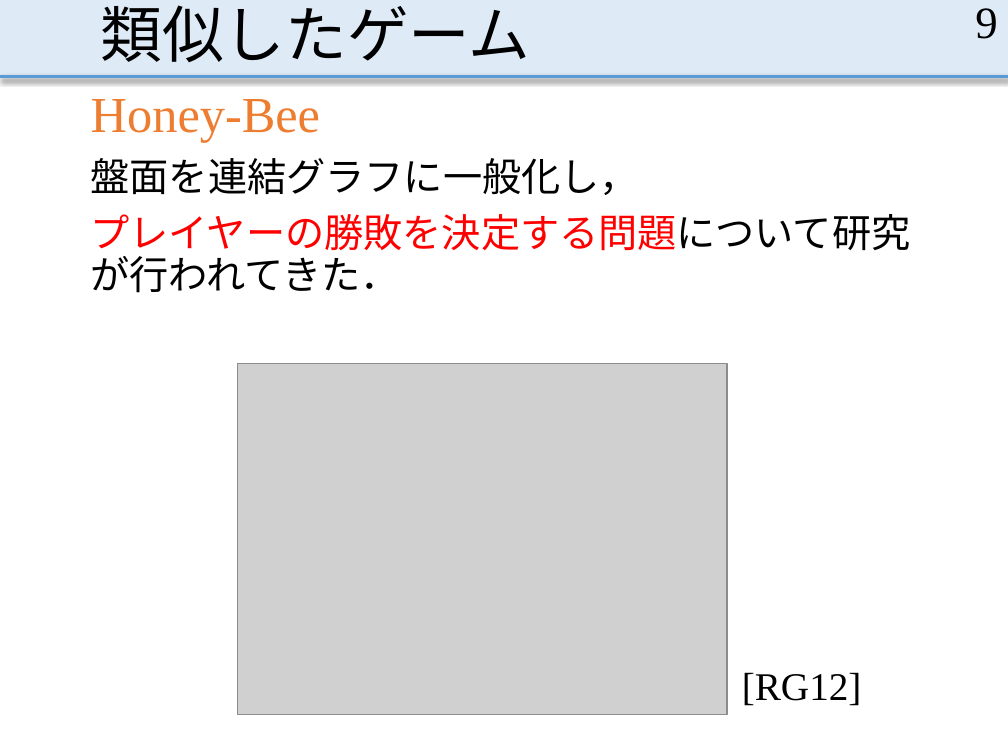
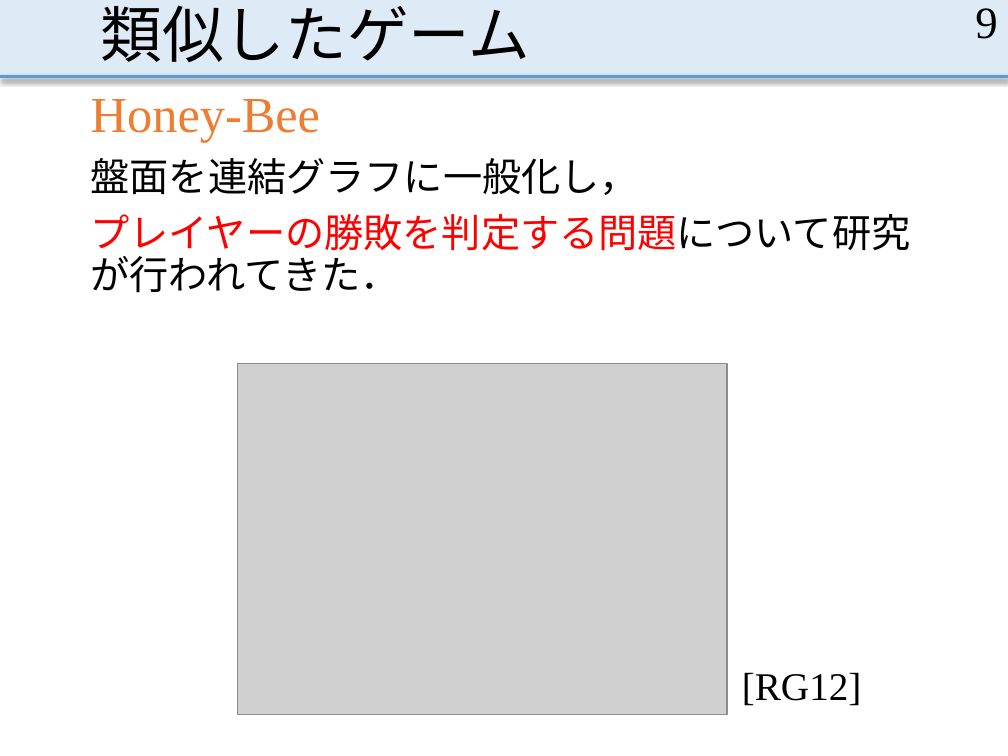
Before and after one commit to MasayaOda/SR, a slide deck: slide 9 of 中間発表1210.pptx. Drawn at 1008x756 pixels with LibreOffice and Linux fonts; fonts in the diff are those of the drawing; grey boxes stand for pictures. Boxes give left, top, right and bottom in pixels: in the first picture for what was removed or moved away, otherwise in the second. Text is boxed around its words. In the diff, an @@ line names an element or a change of style, - is before the commit and + after.

```diff
--- a/中間発表1210.pptx
+++ b/中間発表1210.pptx
@@ text at bbox=[91, 214, 911, 293]: text changed @@
-プレイヤーの勝敗を決定する問題について研究が行われてきた．
+プレイヤーの勝敗を判定する問題について研究が行われてきた．
```
Also in this commit, not shown: 4 other slides changed.
